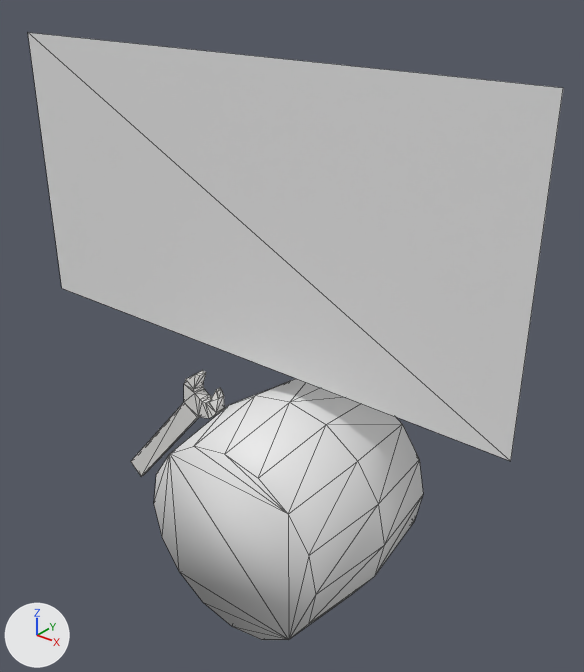
A saved change to the Blender file app/banner.blend.
Camera for both pictures: a 50 mm lens placed at (15.3, -16.6, 10.7), pointed at (1.2, 1.1, -0.2). Lighting does not change. The marker at lower left points along +X, +Y and +Z. The first picture is the older version. Mesh edges are drawn as thin lines.

The first picture shows 'banner'.
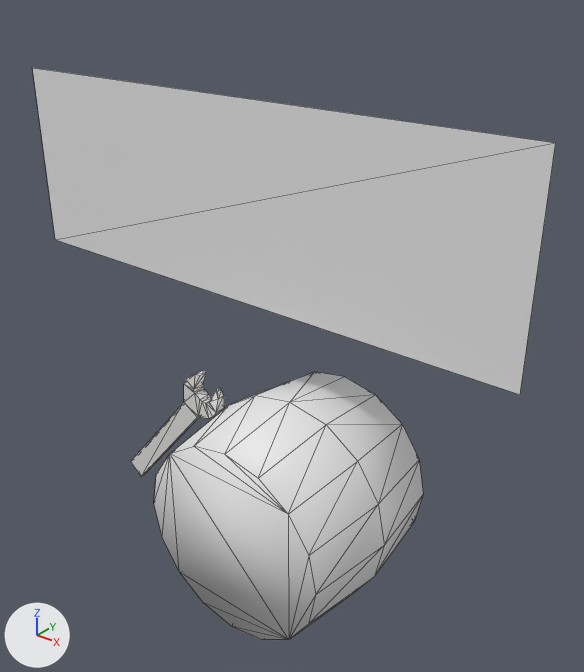
The change, as a list of edits to the scene's bpy script:
```text
Change me_banner:
    used by ob_banner; location = (0.0, 0.0, 0.0)
    remove me_banner.from_pydata(...)  # 98 vertices, 182 faces; spans x -9.0..9.0, y -2.9..2.9, z -9.0..8.1
    add me_banner.from_pydata(...)  # 98 vertices, 182 faces; spans x -9.0..9.0, y -2.9..2.9, z -9.0..7.0
    me_banner part 1
    me_banner.vertices[94].co: (-9.0, 0.0, -0.9) -> (-9.0, 0.0, 1.0)  # pixel (61, 288) -> pixel (55, 239)
    me_banner.vertices[95].co: (9.0, 0.0, -0.9) -> (9.0, 0.0, 1.0)  # pixel (510, 461) -> pixel (520, 394)
    me_banner.vertices[96].co: (-9.0, 0.0, 8.1) -> (-9.0, 0.0, 7.0)  # pixel (27, 32) -> pixel (32, 67)
    me_banner.vertices[97].co: (9.0, 0.0, 8.1) -> (9.0, 0.0, 7.0)  # pixel (563, 87) -> pixel (555, 142)
```

What differs and where, as boxes (x1, y1, x2, y2) in the pictures (584 x 672 px; the box of a moved part takes in the faces that stretch with it):
'banner', reshaped
    before: (28, 33, 563, 640)
    after: (33, 68, 556, 640)
part 1 of me_banner, moved or reshaped
    before: (28, 33, 563, 461)
    after: (33, 68, 556, 395)
